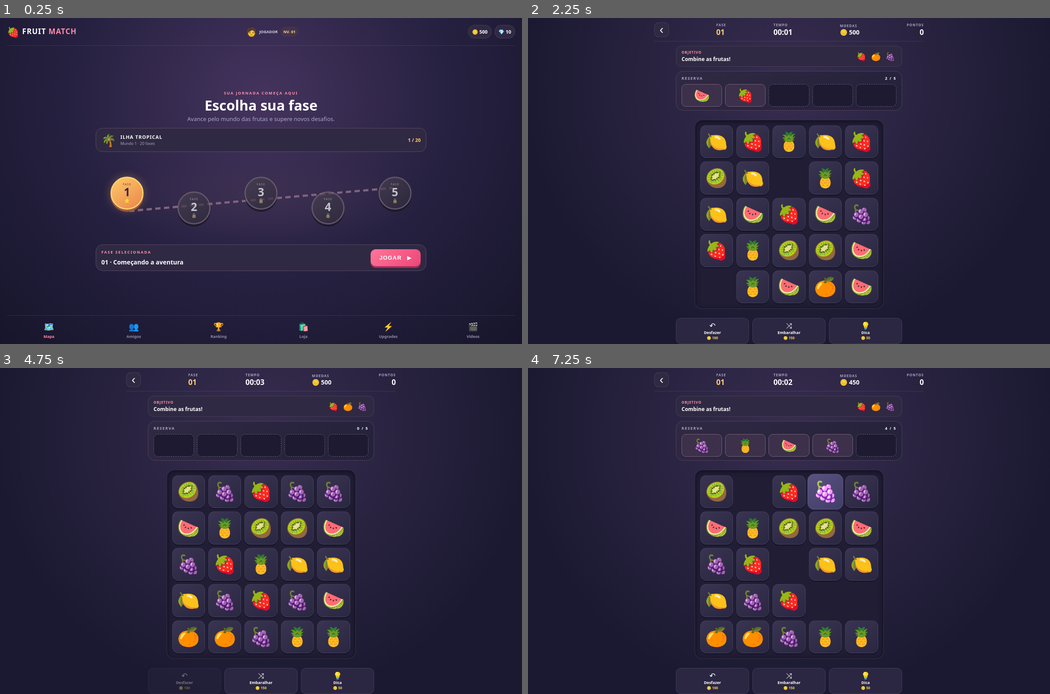
Above: before the commit, frames 1-4 (two rows, left to right).
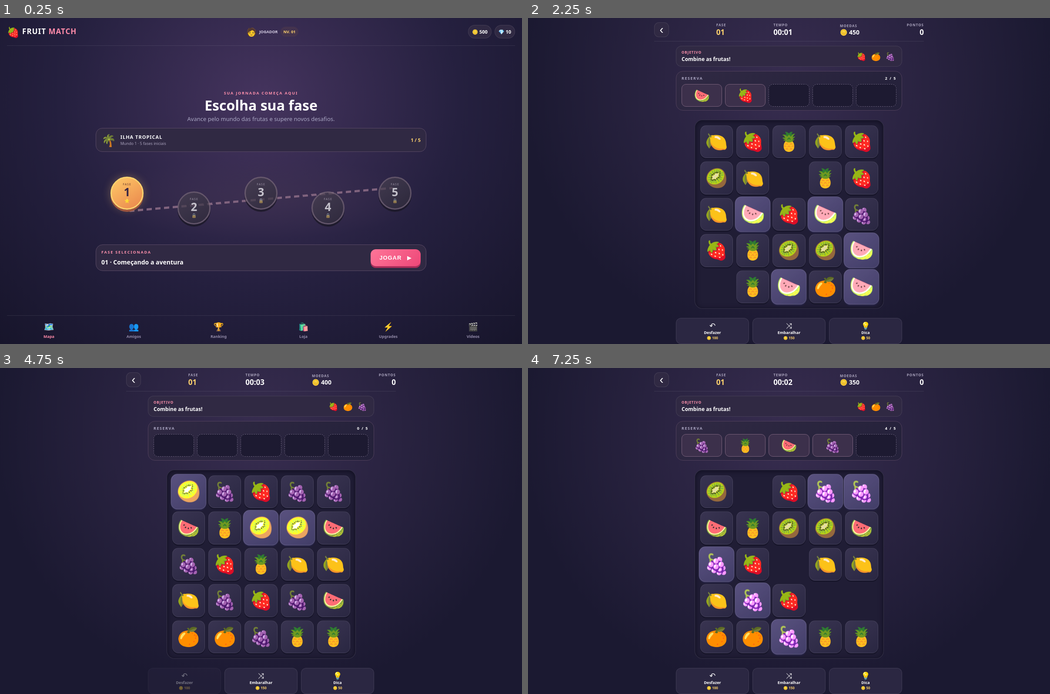
Above: after the commit, the same moments.

Repository: Guto157/fruit-match-game
Game: browser game, page index.html
Two runs of this game, one before a commit and one after it. Both use one fixed random seed, a clock stepped at 60 frames per second and the inputs below.
Inputs:
- Up to frame 1 (0.25 s): no input
- Up to frame 2 (2.25 s): click "JOGAR ▶" at 0.27 s; click "🍉" at 1.27 s; click "🍓" at 1.87 s; click "💡 Dica 🪙 50" at 2.02 s
- Up to frame 3 (4.75 s): click "🍉" at 2.47 s; click "🍊" at 3.07 s; click "🍍" at 3.67 s; click "TENTAR NOVAMENTE" at 4.27 s; click "💡 Dica 🪙 50" at 4.52 s
- Up to frame 4 (7.25 s): click "🍇" at 4.87 s; click "🍍" at 5.47 s; click "🍉" at 6.07 s; click "🍇" at 6.67 s; click "💡 Dica 🪙 50" at 7.02 s

The runs differ from the first frame. In frame 1, less than 0.1% of the frame differs, in the area x 26-81%, y 36-39%; in frame 2, 3.5%, in the area x 39-68%, y 3-88%; in frame 3, 2.1%; in frame 4, 2.8%.

Commit message:
Consolidate full-screen home and gameplay with audited fixes

Diff:
--- a/index.html
+++ b/index.html
@@ -17,7 +17,7 @@
 
   <section class="home-main">
     <div class="home-title"><p class="eyebrow">SUA JORNADA COMEÇA AQUI</p><h1>Escolha sua fase</h1><p>Avance pelo mundo das frutas e supere novos desafios.</p></div>
-    <div class="world-row"><span class="world-icon">🌴</span><div><b>ILHA TROPICAL</b><small>Mundo 1 · 20 fases</small></div><span class="world-progress">1 / 20</span></div>
+    <div class="world-row"><span class="world-icon">🌴</span><div><b>ILHA TROPICAL</b><small>Mundo 1 · 5 fases iniciais</small></div><span class="world-progress">1 / 5</span></div>
     <div class="level-map" id="level-map" aria-label="Seleção de fases">
       <button class="level-node current" data-level="1"><small>FASE</small><b>1</b><span>⭐</span></button>
       <button class="level-node" data-level="2" disabled><small>FASE</small><b>2</b><span>🔒</span></button>
--- a/js/game.js
+++ b/js/game.js
@@ -5,12 +5,13 @@
  const boardEl=$("board"),trayEl=$("tray");
  function save(){history.push({board:[...board],tray:[...tray],score});if(history.length>20)history.shift();}
  function start(levelNumber=level){level=levelNumber;board=Array.from({length:SIZE},()=>FRUITS[Math.floor(Math.random() …(381 unchanged characters)…
- function render(){boardEl.innerHTML="";board.forEach((fruit,index)=>{const tile=document.createElement("button");tile.className="fruit"+(fruit?"":" empty");tile.type="button";tile.textContent=fruit||"";tile.disabled=!fruit||ended;tile.setAttribute("aria-label",fruit?"Escolher "+fruit:"Espaço vazio");tile.addEventListener("click",()=>choose(index));boardEl.appendChild(tile);});trayEl.innerHTML="";for(let i=0;i<5;i++){const slot=document.createElement("div");slot.className="slot"+(tray[i]?" filled":"");slot.textContent=tray[i]||"";trayEl.appendChild(slot);} $("tray-count").textContent=tray.length+" / 5";$("score").textContent=score.toLocaleString("pt-BR");$("undo").disabled=!history.length||ended;$("shuffle").disabled=ended||board.filter(Boolean).length<2;$("hint").disabled=ended||!board.some(Boolean);}
+ function getHintFruit(){const counts={};[...tray,...board.filter(Boolean)].forEach(f=>counts[f]=(counts[f]||0)+1);return Object.keys(counts).find(f=>counts[f]>=3&&board.includes(f))||null;}
+ function render(){boardEl.innerHTML="";board.forEach((fruit,index)=>{const tile=document.createElement("button");tile.className="fruit"+(fruit?"":" empty");tile.type="button";tile.textContent=fruit||"";tile.disabled=!fruit||ended;tile.setAttribute("aria-label",fruit?"Escolher "+fruit:"Espaço vazio");tile.addEventListener("click",()=>choose(index));boardEl.appendChild(tile);});trayEl.innerHTML="";for(let i=0;i<5;i++){const slot=document.createElement("div");slot.className="slot"+(tray[i]?" filled":"");slot.textContent=tray[i]||"";trayEl.appendChild(slot);} $("tray-count").textContent=tray.length+" / 5";$("score").textContent=score.toLocaleString("pt-BR");$("undo").disabled=!history.length||ended;$("shuffle").disabled=ended||board.filter(Boolean).length<2;$("hint").disabled=ended||!getHintFruit();}
  function choose(index){if(ended||!board[index])return;save();const fruit=board[index];board[index]=null;tray.push(frui …(248 unchanged characters)…
  function finish(won){ended=true;clearInterval(timerId);render();$("modal-icon").textContent=won?"🏆":"💫";$("modal-eyebr …(524 unchanged characters)…
  $("undo").addEventListener("click",()=>{if(!history.length||ended||coins<100)return;coins-=100;const s=history.pop();board=s.board;tray=s.tray;score=s.score;$("game-coins").textContent=coins;render();});
  $("shuffle").addEventListener("click",()=>{if(ended||coins<150)return;save();coins-=150;$("game-coins").textContent=co …(240 unchanged characters)…
- $("hint").addEventListener("click",()=>{if(ended||coins<50)return;const candidate=board.find(x=>x&&tray.filter(y=>y===x).length>=2);if(!candidate)return;coins-=50;$("game-coins").textContent=coins;const tile=[...boardEl.children].find(el=>el.textContent===candidate);if(tile){tile.animate([{transform:"scale(1)",filter:"brightness(1)"},{transform:"scale(1.12)",filter:"brightness(1.8)"},{transform:"scale(1)",filter:"brightness(1)"}],{duration:650});}});
+ $("hint").addEventListener("click",()=>{if(ended||coins<50)return;const candidate=getHintFruit();if(!candidate)return;coins-=50;$("game-coins").textContent=coins;[...boardEl.children].filter(el=>el.textContent===candidate).forEach(tile=>tile.animate([{transform:"scale(1)",filter:"brightness(1)"},{transform:"scale(1.12)",filter:"brightness(1.8)"},{transform:"scale(1)",filter:"brightness(1)"}],{duration:650}));});
  $("modal-action").addEventListener("click",()=>{if(board.every(x=>!x)){ $("overlay").classList.add("hidden"); document.dispatchEvent(new CustomEvent("fruitmatch:exit")); }else{ start(level); }});
  document.addEventListener("fruitmatch:start",e=>start(e.detail?.level||1));
  document.addEventListener("fruitmatch:stop",()=>clearInterval(timerId));
